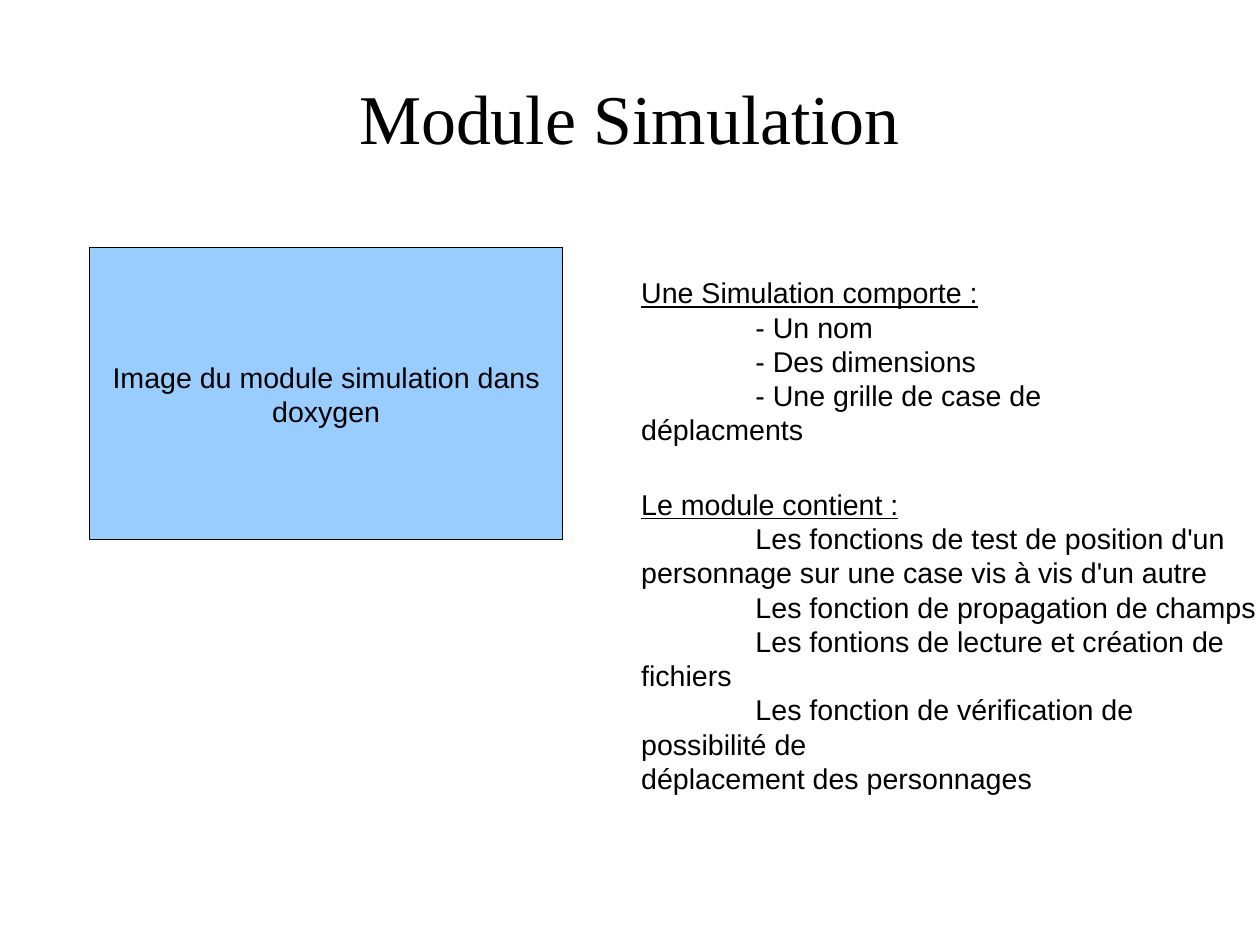
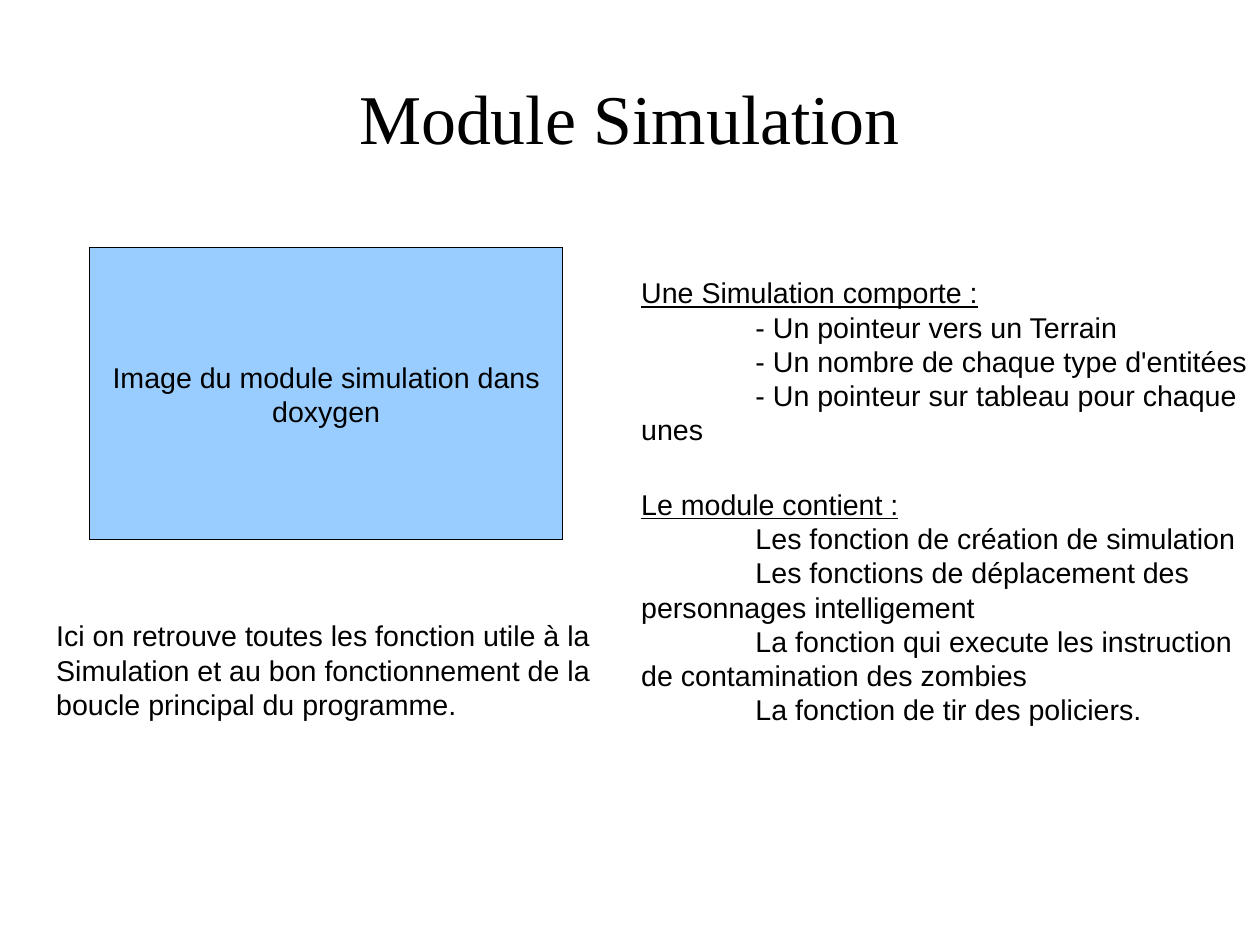
Before and after one commit to HijackHornet/Simulation-Zombies-Vs-Humains, a slide deck: slide 4 of doc/Présentation Projet LIF7.odp (slide 5 before the commit). Drawn at 1260x945 pixels with LibreOffice and Linux fonts; fonts in the diff are those of the drawing; background and template pictures are left out. Boxes give left, top, right and bottom in pixels: in the first picture for what was removed or moved away, otherwise in the second. Text is boxed around its words. In the diff, an @@ line names an element or a change of style, - is before the commit and + after.

```diff
--- a/doc/Présentation Projet LIF7.odp
+++ b/doc/Présentation Projet LIF7.odp
@@ text at (773,317,1246,412): text changed @@
-- Un nom
-- Des dimensions
-- Une grille de case de déplacments
+- Un pointeur vers un Terrain
+- Un nombre de chaque type d'entitées
+- Un pointeur sur tableau pour chaque unes
@@ text at (641,528,1235,726): text changed @@
-Les fonctions de test de position d'un
-personnage sur une case vis à vis d'un autre
-Les fonction de propagation de champs
-Les fontions de lecture et création de fichiers
-Les fonction de vérification de possibilité de
-déplacement des personnages
+Les fonction de création de simulation
+Les fonctions de déplacement des
+personnages intelligement
+La fonction qui execute les instruction
+de contamination des zombies
+La fonction de tir des policiers.
@@ text added at (56,625,589,721), 18 pt, text #000000 @@
+Ici on retrouve toutes les fonction utile à la
+Simulation et au bon fonctionnement de la
+boucle principal du programme.
```
Also in this commit, not shown: 3 slides added.
